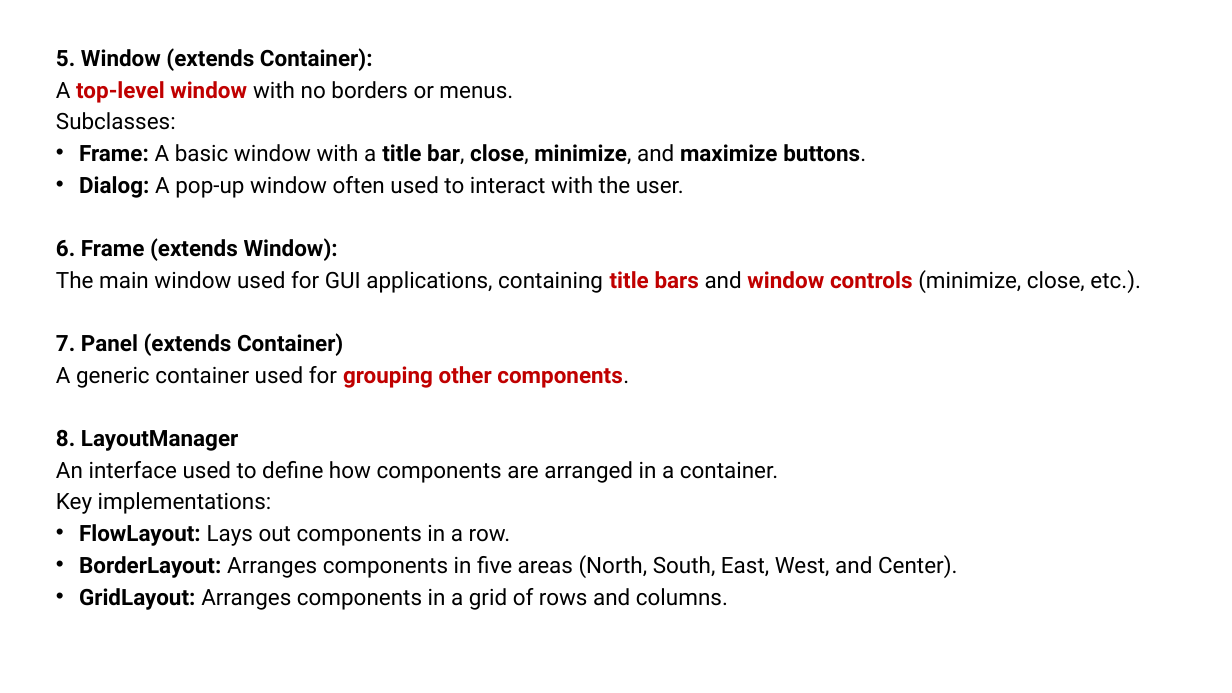
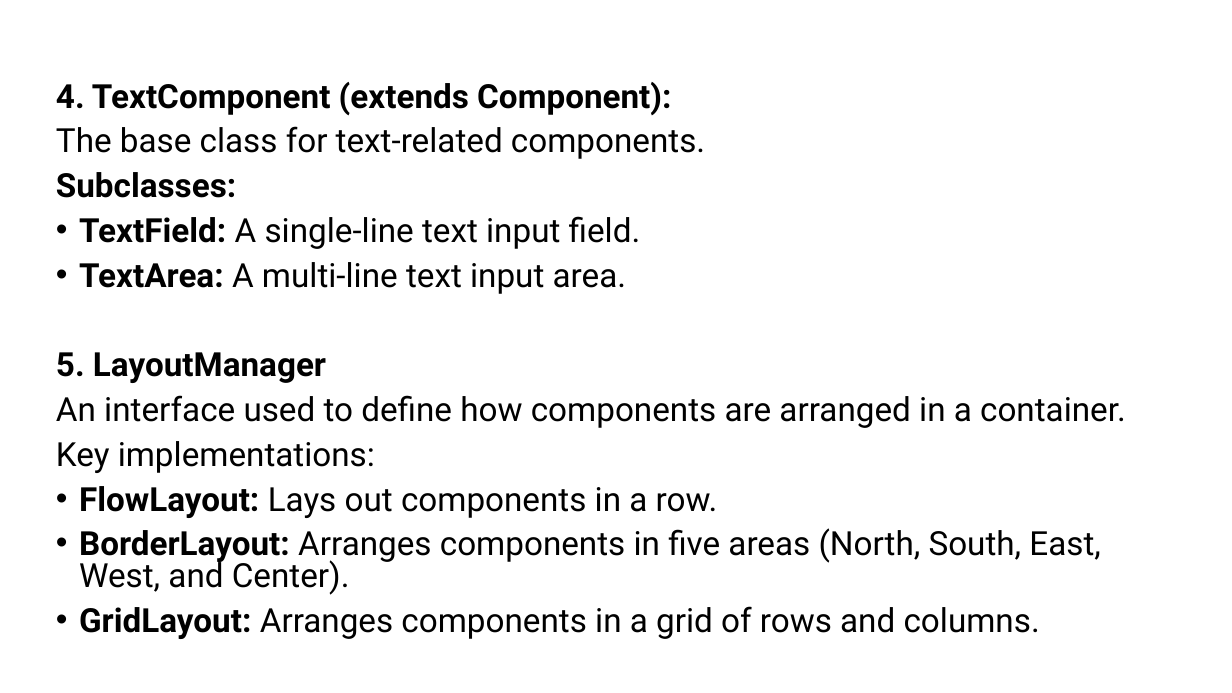
Before and after one commit to PRAMOD-VISHNU-NAIK/MCA-2nd-Sem-Shridevi-College, a slide deck: slide 7 of Theory Class-Notes/Complete Syllabus and Notes/Module-5 GUI and Applet.pptx (slide 6 before the commit). Drawn at 1232x693 pixels with LibreOffice and Linux fonts; fonts in the diff are those of the drawing. Boxes give left, top, right and bottom in pixels: in the first picture for what was removed or moved away, otherwise in the second. Text is boxed around its words. In the diff, an @@ line names an element or a change of style, - is before the commit and + after.

```diff
--- a/Theory Class-Notes/Complete Syllabus and Notes/Module-5 GUI and Applet.pptx
+++ b/Theory Class-Notes/Complete Syllabus and Notes/Module-5 GUI and Applet.pptx
@@ text at box(56, 82, 705, 159): text changed; size 17.5 to 25.9 pt; bold off @@
-5. Window (extends Container):
-A top-level window with no borders or menus.
+4. TextComponent (extends Component):
+The base class for text-related components.
@@ text at box(56, 172, 1126, 639): size 17.5 to 25.9 pt in "Subclasses:", "An interface used to define how components ...", "Key implementations:", "FlowLayout: Lays out components in a row." and 2 more places; bold on in "Subclasses:"; line spacing 0.7 to 0.8 @@
@@ text at box(56, 216, 641, 383): text changed; size 17.5 to 25.9 pt @@
-• Frame: A basic window with a title bar, close, minimize, and maximize buttons.
-• Dialog: A pop-up window often used to interact with the user.
-6. Frame (extends Window):
-The main window used for GUI applications, containing title bars and window controls (minimize, close, etc.).
-7. Panel (extends Container)
-A generic container used for grouping other components.
-8. LayoutManager
+• TextField: A single-line text input field.
+• TextArea: A multi-line text input area.
+5. LayoutManager
```
Also in this commit, not shown: 10 other slides changed, 16 slides added, 5 slides removed, 6 other files.
